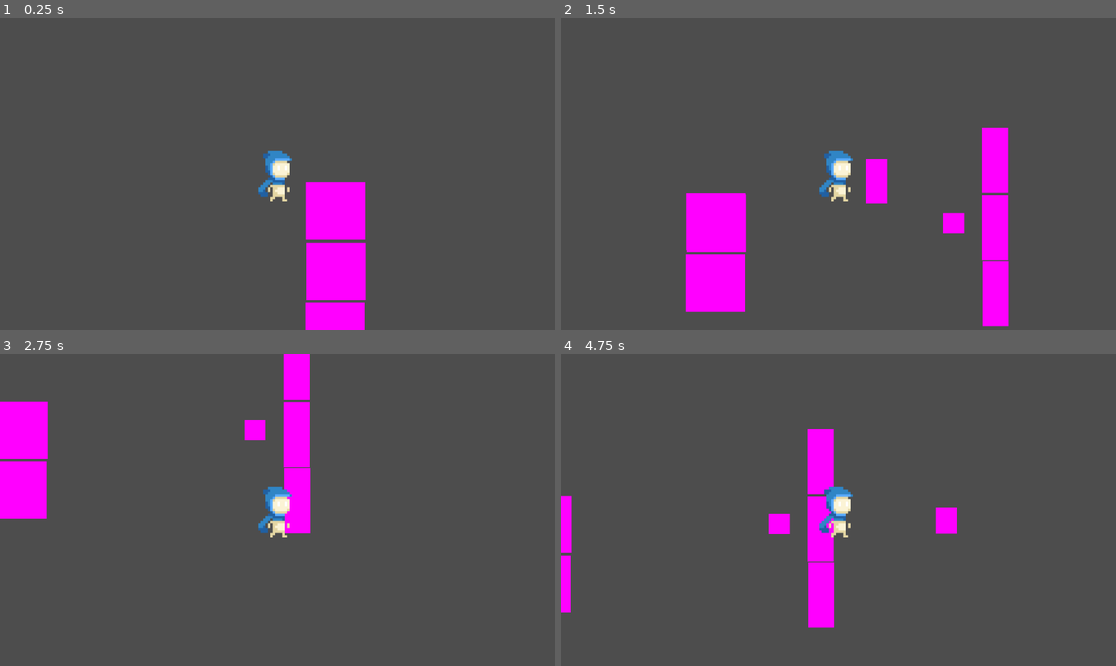
Above: before the commit, frames 1-4 (two rows, left to right).
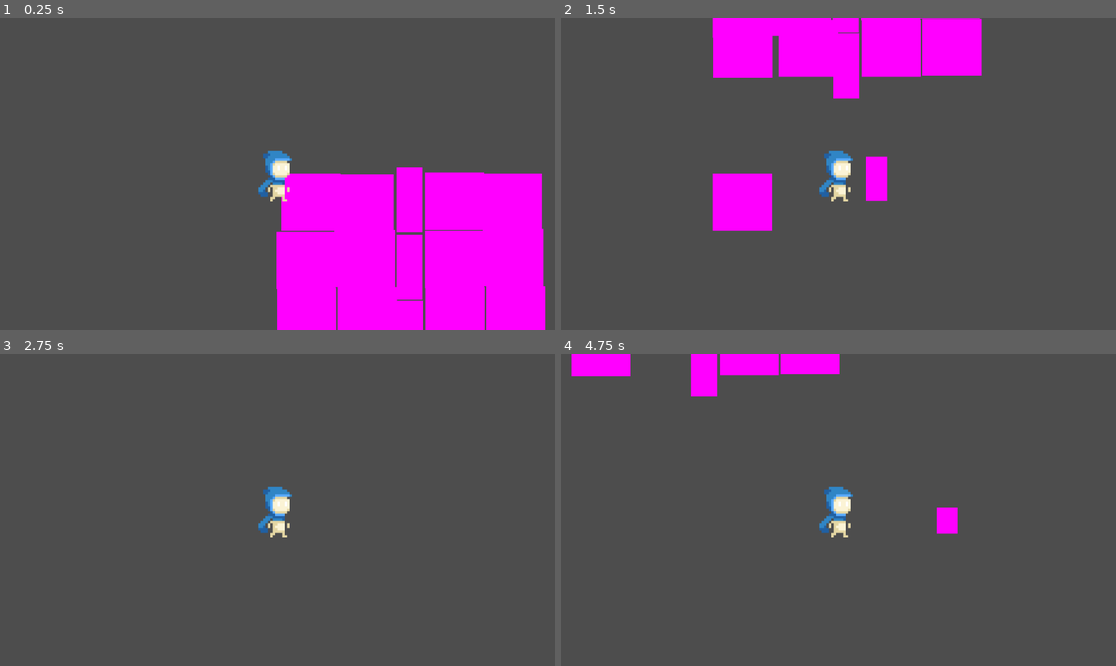
Above: after the commit, the same moments.

Repository: MD-Hamza/ClusterFall
Game: Godot game, scene res://States/PlayState.tscn
Same seed, same stepped clock (60 frames per second), same inputs: the game is played once before the commit and once after it. This scene is started directly instead of the project's main scene.
Inputs (mouse positions are in pixels of both pictures, inside the frame that each line leads up to):
- Up to frame 1 (0.25 s): no input
- Up to frame 2 (1.5 s): tap Enter at 0.5 s; move the mouse to (960, 158) at 0.52 s; hold D (ui_right) 0.53-1.28 s; click (960, 158) at 0.6 s; move the mouse to (727, 189) at 1.27 s; hold S (ui_down) from 1.28 s (still down); right-click (727, 189) at 1.35 s
- Up to frame 3 (2.75 s): move the mouse to (333, 441) at 2.02 s; release S (ui_down) at 2.03 s; hold D (ui_right) from 2.03 s (still down); click (333, 441) at 2.1 s
- Up to frame 4 (4.75 s): move the mouse to (810, 572) at 2.77 s; release D (ui_right) at 2.78 s; hold W (ui_up) 2.78-3.53 s; right-click (810, 572) at 2.85 s; move the mouse to (1005, 556) at 3.52 s; hold A (ui_left) from 3.53 s (still down); click (1005, 556) at 3.6 s; move the mouse to (672, 463) at 4.27 s; right-click (672, 463) at 4.35 s

The runs differ from the first frame. In frame 1, 19% of the frame differs, in the area x 49-99%, y 47-100%; in frame 2, 17%; in frame 3, 6.0%; in frame 4, 6.6%.

Commit message:
Update PlayState.tscn

Diff:
--- a/States/PlayState.tscn
+++ b/States/PlayState.tscn
@@ -11,13 +11,13 @@
 script = ExtResource("1_0swo3")
 
 [node name="Tile" parent="." instance=ExtResource("2_84226")]
-position = Vector2(60, 18)
+position = Vector2(-1, 0)
 
 [node name="Tile2" parent="." instance=ExtResource("2_84226")]
-position = Vector2(61, 144)
+position = Vector2(-1, 121)
 
 [node name="Tile3" parent="." instance=ExtResource("2_84226")]
-position = Vector2(59, 268)
+position = Vector2(0, 238)
 
 [node name="Spawner" parent="." instance=ExtResource("3_6tjg1")]
 
@@ -27,14 +27,41 @@
 position = Vector2(592, 180)
 
 [node name="Walls" parent="." instance=ExtResource("6_iws00")]
-position = Vector2(700, 72)
+position = Vector2(274, 54)
 
 [node name="Walls2" parent="." instance=ExtResource("6_iws00")]
-position = Vector2(700, 212)
+position = Vector2(274, 194)
 
 [node name="Walls3" parent="." instance=ExtResource("6_iws00")]
-position = Vector2(701, 349)
+position = Vector2(275, 331)
 
 [node name="Player" parent="." groups=["Player"] instance=ExtResource("1_0guaw")]
 
 [node name="Camera2D" type="Camera2D" parent="Player"]
+
+[node name="Tile4" parent="." instance=ExtResource("2_84226")]
+position = Vector2(119, 2)
+
+[node name="Tile5" parent="." instance=ExtResource("2_84226")]
+position = Vector2(122, 117)
+
+[node name="Tile6" parent="." instance=ExtResource("2_84226")]
+position = Vector2(126, 236)
+
+[node name="Tile7" parent="." instance=ExtResource("2_84226")]
+position = Vector2(307, -2)
+
+[node name="Tile8" parent="." instance=ExtResource("2_84226")]
+position = Vector2(307, 119)
+
+[node name="Tile9" parent="." instance=ExtResource("2_84226")]
+position = Vector2(308, 236)
+
+[node name="Tile10" parent="." instance=ExtResource("2_84226")]
+position = Vector2(427, 0)
+
+[node name="Tile11" parent="." instance=ExtResource("2_84226")]
+position = Vector2(430, 115)
+
+[node name="Tile12" parent="." instance=ExtResource("2_84226")]
+position = Vector2(434, 234)
